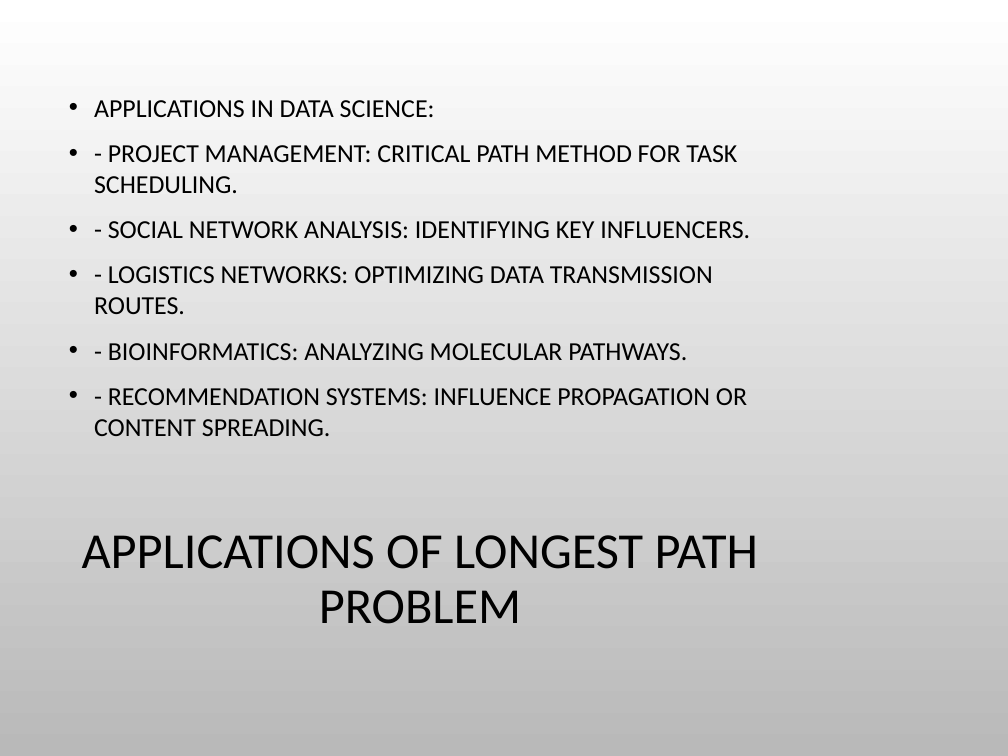
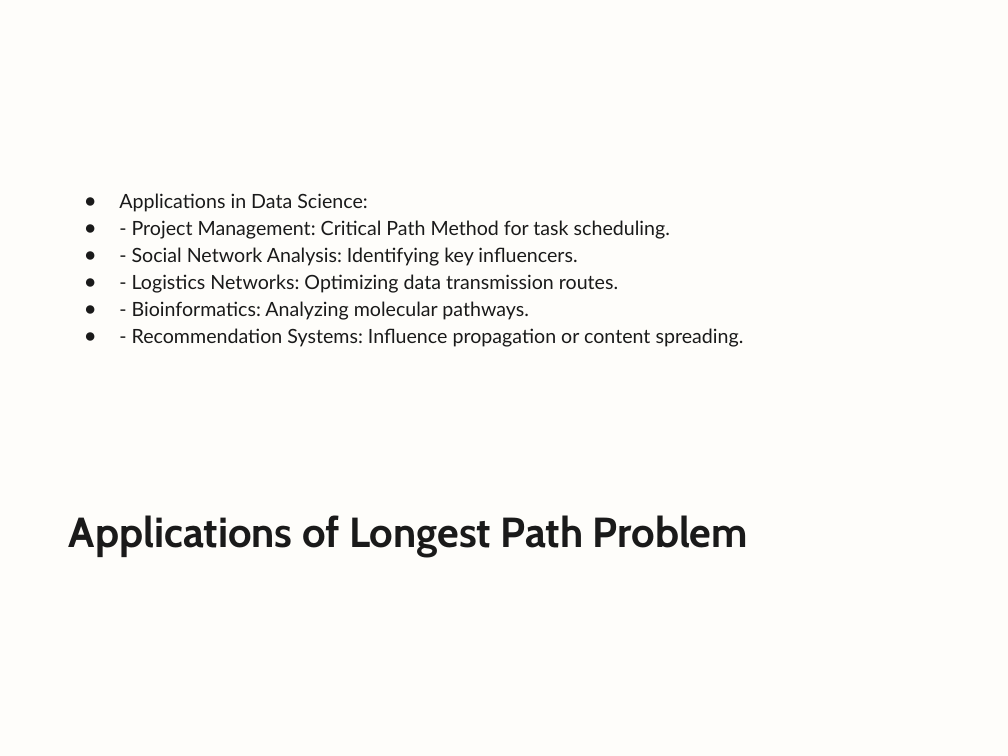
Before and after one commit to ParsaMohammadpour/advanced-algorithm-assignments, a slide deck: slide 14 of representation/Longest_Path_Problem_in_Graphs.pptx (slide 12 before the commit). Drawn at 1008x756 pixels with LibreOffice and Linux fonts; fonts in the diff are those of the drawing; background and template pictures are left out. Boxes give left, top, right and bottom in pixels: in the first picture for what was removed or moved away, otherwise in the second. Text is boxed around its words. In the diff, an @@ line names an element or a change of style, - is before the commit and + after.

Commit message:
until the end of applications and challenges

```diff
--- a/representation/Longest_Path_Problem_in_Graphs.pptx
+++ b/representation/Longest_Path_Problem_in_Graphs.pptx
@@ background picture (left out) to #FEFDFA @@
@@ text at bbox=[119, 193, 744, 347]: text changed; size 18.5 to 14 pt; font Calibri to Lato; text colour #000000 to #1A1A1A @@
-• APPLICATIONS IN DATA SCIENCE:
-• - PROJECT MANAGEMENT: CRITICAL PATH METHOD FOR TASK SCHEDULING.
-• - SOCIAL NETWORK ANALYSIS: IDENTIFYING KEY INFLUENCERS.
-• - LOGISTICS NETWORKS: OPTIMIZING DATA TRANSMISSION ROUTES.
-• - BIOINFORMATICS: ANALYZING MOLECULAR PATHWAYS.
-• - RECOMMENDATION SYSTEMS: INFLUENCE PROPAGATION OR CONTENT SPREADING.
+● Applications in Data Science:
+● - Project Management: Critical Path Method for task scheduling.
+● - Social Network Analysis: Identifying key influencers.
+● - Logistics Networks: Optimizing data transmission routes.
+● - Bioinformatics: Analyzing molecular pathways.
+● - Recommendation Systems: Influence propagation or content spreading.
@@ title "Applications of Longest Path Problem" at bbox=[69, 515, 748, 557]: vertical alignment middle to top @@
@@ title at bbox=[69, 515, 748, 557]: text changed; size 36 to 30 pt; font Calibri to Cabin; text colour #000000 to #1A1A1A; bold on @@
-APPLICATIONS OF LONGEST PATH PROBLEM
+Applications of Longest Path Problem
```
Also in this commit, not shown: 15 other slides changed, 2 slides added.
